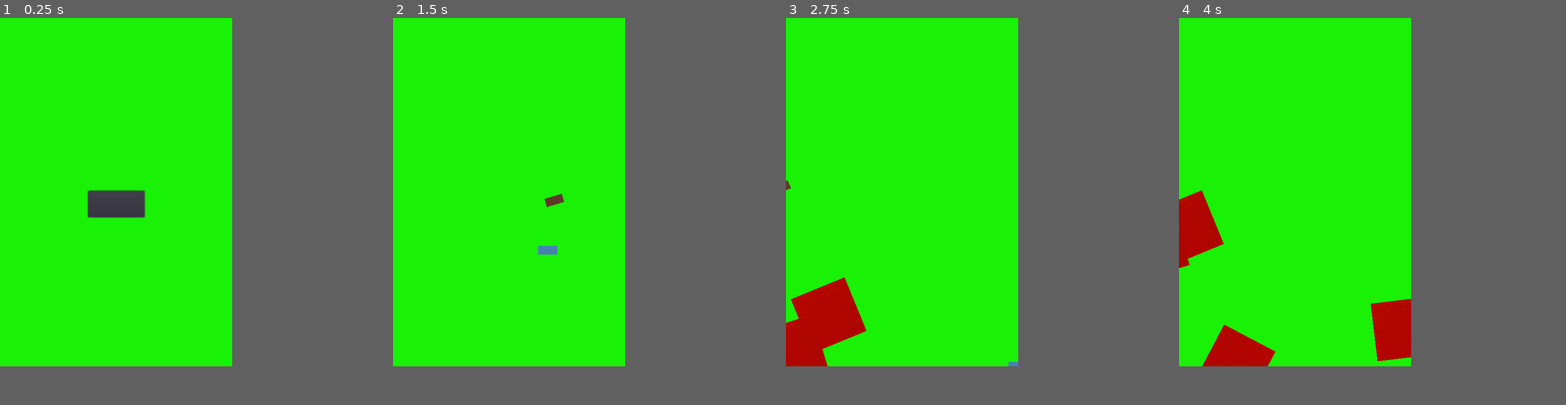
Above: before the commit, frames 1-4 (left to right).
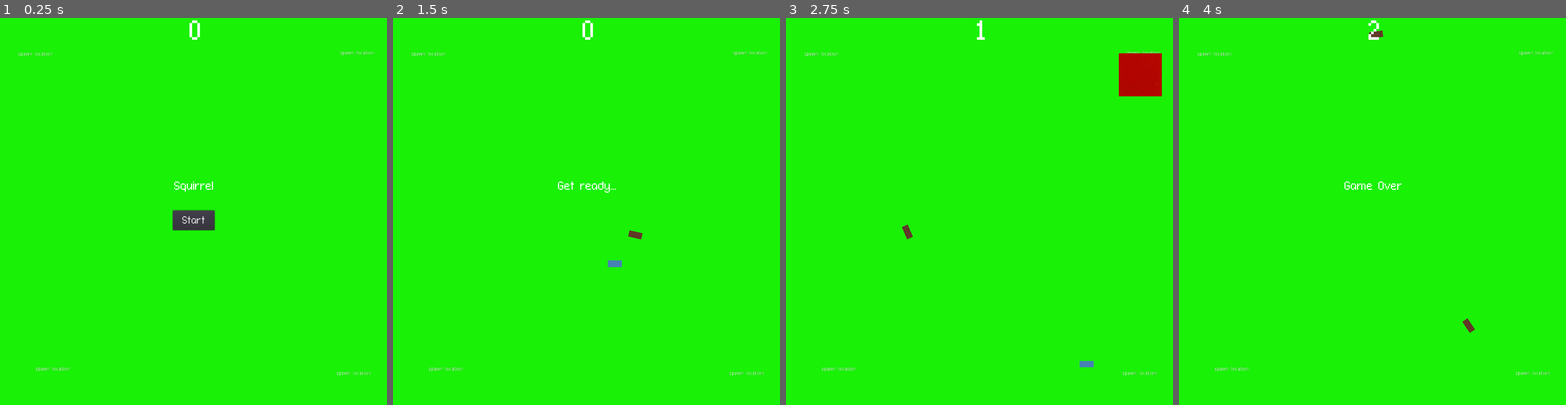
Above: after the commit, the same moments.

Repository: nygren23/2DGame_Squirrel
Game: Godot game, scene res://Main.tscn
Two runs of this game, one before a commit and one after it. Both use one fixed random seed, a clock stepped at 60 frames per second and the inputs below.
Inputs (mouse positions are in pixels of both pictures, inside the frame that each line leads up to):
- Up to frame 1 (0.25 s): no input
- Up to frame 2 (1.5 s): click "Start" at 0.5 s; tap Enter at 1.25 s; move the mouse to (559, 172) at 1.27 s; hold D (move_right) from 1.28 s (still down); click (559, 172) at 1.35 s
- Up to frame 3 (2.75 s): move the mouse to (855, 211) at 2.02 s; release D (move_right) at 2.03 s; hold S (move_down) from 2.03 s (still down); click (855, 211) at 2.1 s
- Up to frame 4 (4 s): move the mouse to (1318, 114) at 2.77 s; release S (move_down) at 2.78 s; hold D (move_right) 2.78-3.53 s; click (1318, 114) at 2.85 s; move the mouse to (1283, 261) at 3.52 s; hold W (move_up) from 3.53 s (still down); click (1283, 261) at 3.6 s
In our replay, the window is 480x720 before the commit and 800x800 after it. These sizes can differ from the game's own. Grey fills any space a smaller window leaves; there, only what the larger window draws over its background counts as a difference.

The runs differ from the first frame. In frame 1, 2.1% of the frame differs, in the area x 4-97%, y 0-93%; in frame 2, 0.7%; in frame 3, 4.6%, in the area x 0-98%, y 0-93%; in frame 4, 4.6%.

Commit message:
Rounds end after 20 seconds. I also make the enemies follow the player.

Diff:
--- a/Bullet.gd
+++ b/Bullet.gd
@@ -34,5 +34,5 @@
 
 
 func _on_Bullet_area_entered(area):
-	print("Target Shot _on_Bullet_area_entered")
+	print("enemy hit")
 	queue_free()
--- /dev/null
+++ b/Godot-Fontpack-d244bf6170b399a6d4d26a0d906058ddf2dafdf1/fonts/architect-s-daughter/ArchitectsDaughter32.tres
@@ -0,0 +1,8 @@
+[gd_resource type="DynamicFont" load_steps=2 format=2]
+
+[ext_resource path="res://fonts/architect-s-daughter/ArchitectsDaughter.ttf" type="DynamicFontData" id=1]
+
+[resource]
+
+size = 32
+font_data = ExtResource( 1 )
--- /dev/null
+++ b/Godot-Fontpack-d244bf6170b399a6d4d26a0d906058ddf2dafdf1/fonts/cmu-typewriter/Typewriter.tres
@@ -0,0 +1,8 @@
+[gd_resource type="DynamicFont" load_steps=2 format=2]
+
+[ext_resource path="res://fonts/cmu-typewriter/Typewriter/cmuntt.ttf" type="DynamicFontData" id=1]
+
+[resource]
+
+size = 32
+font_data = ExtResource( 1 )
--- /dev/null
+++ b/Godot-Fontpack-d244bf6170b399a6d4d26a0d906058ddf2dafdf1/fonts/connection_ii/ConnectionII.tres
@@ -0,0 +1,8 @@
+[gd_resource type="DynamicFont" load_steps=2 format=2]
+
+[ext_resource path="res://fonts/connection_ii/ConnectionII.otf" type="DynamicFontData" id=1]
+
+[resource]
+
+size = 30
+font_data = ExtResource( 1 )
--- /dev/null
+++ b/Godot-Fontpack-d244bf6170b399a6d4d26a0d906058ddf2dafdf1/fonts/droid-sans/DroidSans.tres
@@ -0,0 +1,8 @@
+[gd_resource type="DynamicFont" load_steps=2 format=2]
+
+[ext_resource path="res://fonts/droid-sans/DroidSans.ttf" type="DynamicFontData" id=1]
+
+[resource]
+
+size = 32
+font_data = ExtResource( 1 )
--- /dev/null
+++ b/Godot-Fontpack-d244bf6170b399a6d4d26a0d906058ddf2dafdf1/fonts/kirifont/Kirifont.tres
@@ -0,0 +1,10 @@
+[gd_resource type="DynamicFont" load_steps=2 format=2]
+
+[ext_resource path="res://fonts/kirifont/KiriFont.otf" type="DynamicFontData" id=1]
+
+[resource]
+
+size = 32
+extra_spacing_top = -5
+extra_spacing_bottom = -20
+font_data = ExtResource( 1 )
--- /dev/null
+++ b/Godot-Fontpack-d244bf6170b399a6d4d26a0d906058ddf2dafdf1/fonts/linux-libertine/LinuxLibertine.tres
@@ -0,0 +1,5 @@
+[gd_resource type="DynamicFontData" format=2]
+
+[resource]
+
+font_path = "res://fonts/linux-libertine/LinLibertine_5.3.0_2012_07_02/LinLibertineOTF_5.3.0_2012_07_02/LinLibertine_R.otf"
--- /dev/null
+++ b/Godot-Fontpack-d244bf6170b399a6d4d26a0d906058ddf2dafdf1/fonts/montreal/Montreal.tres
@@ -0,0 +1,8 @@
+[gd_resource type="DynamicFont" load_steps=2 format=2]
+
+[ext_resource path="res://fonts/montreal/Montreal-Regular.ttf" type="DynamicFontData" id=1]
+
+[resource]
+
+size = 32
+font_data = ExtResource( 1 )
--- /dev/null
+++ b/Godot-Fontpack-d244bf6170b399a6d4d26a0d906058ddf2dafdf1/fonts/poco/Poco.tres
@@ -0,0 +1,11 @@
+[gd_resource type="DynamicFont" load_steps=2 format=2]
+
+[ext_resource path="res://fonts/poco/Poco.ttf" type="DynamicFontData" id=1]
+
+[resource]
+
+size = 40
+use_mipmaps = true
+extra_spacing_top = -18
+extra_spacing_bottom = 2
+font_data = ExtResource( 1 )
--- /dev/null
+++ b/Godot-Fontpack-d244bf6170b399a6d4d26a0d906058ddf2dafdf1/fonts/source-code-pro/SourceCodePro.tres
@@ -0,0 +1,8 @@
+[gd_resource type="DynamicFont" load_steps=2 format=2]
+
+[ext_resource path="res://fonts/source-code-pro/source-code-pro-2.010R-ro-1.030R-it/TTF/SourceCodePro-Regular.ttf" type="DynamicFontData" id=1]
+
+[resource]
+
+size = 32
+font_data = ExtResource( 1 )
--- /dev/null
+++ b/Godot-Fontpack-d244bf6170b399a6d4d26a0d906058ddf2dafdf1/fonts/xolonium/Xolonium.tres
@@ -0,0 +1,8 @@
+[gd_resource type="DynamicFont" load_steps=2 format=2]
+
+[ext_resource path="res://fonts/xolonium/xolonium-fonts-4.1/ttf/Xolonium-Regular.ttf" type="DynamicFontData" id=1]
+
+[resource]
+
+size = 32
+font_data = ExtResource( 1 )
--- a/HUD.gd
+++ b/HUD.gd
@@ -2,6 +2,7 @@
 
 signal start_game
 
+onready var player = get_node("/root/Main")
 
 func update_score(score):
 	$ScoreLabel.text = str(score)
@@ -14,10 +15,18 @@
 func show_game_over():
 	show_message("Game Over")
 	yield($MessageTimer, "timeout")
-	$MessageLabel.text = "Dodge the Creeps"
+	$MessageLabel.text = "Squirrel"
 	$MessageLabel.show()
 	yield(get_tree().create_timer(1.0), "timeout")
 	$Button.show()
+
+func show_round_over():
+	show_message("Round Over")
+	$MessageLabel.text = "You have survived the round. "
+	$MessageLabel.show()
+	yield(get_tree().create_timer(1.0), "timeout")
+	$Button.show()
+
 
 func _on_Button_pressed():
 	$Button.hide()
--- a/HUD.tscn
+++ b/HUD.tscn
@@ -1,27 +1,29 @@
-[gd_scene load_steps=5 format=2]
+[gd_scene load_steps=6 format=2]
 
-[ext_resource path="res://fonts/xolonium-regular.ttf" type="DynamicFontData" id=1]
+[ext_resource path="res://Godot-Fontpack-d244bf6170b399a6d4d26a0d906058ddf2dafdf1/fonts/connection_ii/ConnectionII.otf" type="DynamicFontData" id=1]
 [ext_resource path="res://HUD.gd" type="Script" id=2]
 
+[sub_resource type="DynamicFont" id=3]
+size = 74
+font_data = ExtResource( 1 )
+
 [sub_resource type="DynamicFont" id=1]
-size = 50
+size = 31
 font_data = ExtResource( 1 )
 
 [sub_resource type="DynamicFont" id=2]
-size = 40
+size = 26
 font_data = ExtResource( 1 )
 
 [node name="HUD" type="CanvasLayer"]
 script = ExtResource( 2 )
 
 [node name="ScoreLabel" type="Label" parent="."]
-anchor_left = 0.191
-anchor_right = 0.5
-anchor_bottom = 0.073
-margin_left = -89.68
-margin_right = 239.0
-margin_bottom = 8.43999
-custom_fonts/font = SubResource( 1 )
+anchor_right = 1.0
+anchor_bottom = 0.081
+margin_right = 7.0
+margin_bottom = -0.480003
+custom_fonts/font = SubResource( 3 )
 text = "0"
 align = 1
 
@@ -35,10 +37,11 @@
 margin_right = 241.0
 margin_bottom = -38.0
 rect_pivot_offset = Vector2( 771, -23 )
-custom_fonts/font = SubResource( 2 )
-text = "Dodge the creeps"
+custom_fonts/font = SubResource( 1 )
+text = "Squirrel"
 align = 1
 autowrap = true
+percent_visible = -0.0714286
 
 [node name="Button" type="Button" parent="."]
 anchor_left = 0.5
--- a/Main.gd
+++ b/Main.gd
@@ -3,11 +3,15 @@
 export (PackedScene) var mob_scene
 export (PackedScene) var bullet
 
-
+var safe = true;
+var spawn_array
 var score = 0
 
 func _ready():
 	randomize()
+	spawn_array = [$enemySpawnPoint0,$enemySpawnPoint1,$enemySpawnPoint2,$enemySpawnPoint3]
+
+
 
 func new_game():
 	score = 0
@@ -21,13 +25,16 @@
 	$Music.play()
 
 	$HUD.show_message("Get ready...")
-
+	safe  = false
 	yield($StartTimer, "timeout")
 	$ScoreTimer.start()
 	$MobTimer.start()
+	$endOfMatchTimer.start()
 
 
 func game_over():
+	safe = true
+	$endOfMatchTimer.stop()
 	$ScoreTimer.stop()
 	$MobTimer.stop()
 	$HUD.show_game_over()
@@ -37,26 +44,44 @@
 	$Player.setGameStart()
 
 func _on_MobTimer_timeout():
-	var mob_spawn_location = $MobPath/MobSpawnLocation
-	mob_spawn_location.unit_offset = randf()
+#	var mob_spawn_location = $MobPath/MobSpawnLocation
+#	mob_spawn_location.unit_offset = randf()
+#
+#	var mob = mob_scene.instance()
+#	add_child(mob)
+#
+#	mob.position = mob_spawn_location.position
+#
+#	var direction = mob_spawn_location.rotation + PI / 2
+#	direction += rand_range(-PI / 4, PI / 4)
+#	mob.rotation = direction
+#
+#	var velocity = Vector2(rand_range(mob.min_speed, mob.max_speed), 0)
+#	mob.linear_velocity = velocity.rotated(direction)
+
+	var rng = RandomNumberGenerator.new()
+	rng.randomize()
+	var my_random_number = rng.randf_range(0,3)
 
 	var mob = mob_scene.instance()
-	add_child(mob)
-
-	mob.position = mob_spawn_location.position
-
-	var direction = mob_spawn_location.rotation + PI / 2
-	direction += rand_range(-PI / 4, PI / 4)
-	mob.rotation = direction
-
-	var velocity = Vector2(rand_range(mob.min_speed, mob.max_speed), 0)
-	mob.linear_velocity = velocity.rotated(direction)
-
+	get_parent().add_child(mob)
+	mob.position = spawn_array[my_random_number].global_position
 
 
 func _on_ScoreTimer_timeout():
 	score += 1
 	$HUD.update_score(score)
 
-#func _spawn_bullet():
-	#add_child(mob)
+
+func _on_endOfMatchTimer_timeout():
+	safe = true
+	$endOfMatchTimer.stop()
+	$ScoreTimer.stop()
+	$MobTimer.stop()
+	$HUD.show_round_over()
+	$Music.stop()
+	$Player.setGameStart()
+
+
+func getSafe():
+	return safe
--- a/Main.tscn
+++ b/Main.tscn
@@ -21,7 +21,11 @@
 anchor_bottom = 1.0
 color = Color( 0.0980392, 0.945098, 0.027451, 1 )
 
+[node name="endOfMatchTimer" type="Timer" parent="."]
+wait_time = 20.0
+
 [node name="MobPath" type="Path2D" parent="."]
+scale = Vector2( 2.25208, 1.50417 )
 curve = SubResource( 1 )
 
 [node name="MobSpawnLocation" type="PathFollow2D" parent="MobPath"]
@@ -44,12 +48,53 @@
 one_shot = true
 
 [node name="StartPosition" type="Position2D" parent="."]
-position = Vector2( 240, 480 )
+position = Vector2( 539, 686 )
 
 [node name="Music" type="AudioStreamPlayer" parent="."]
 
 [node name="DeathSound" type="AudioStreamPlayer" parent="."]
 
+[node name="enemySpawnPoint0" type="Position2D" parent="."]
+position = Vector2( 1001, 96 )
+
+[node name="enemySpawnPoint1" type="Position2D" parent="."]
+position = Vector2( 157, 984 )
+
+[node name="enemySpawnPoint2" type="Position2D" parent="."]
+position = Vector2( 990, 990 )
+
+[node name="enemySpawnPoint3" type="Position2D" parent="."]
+position = Vector2( 91, 101 )
+
+[node name="spawn_marker0" type="Label" parent="."]
+margin_left = 50.0
+margin_top = 94.0
+margin_right = 141.0
+margin_bottom = 108.0
+text = "spawn_location"
+
+[node name="spawn_marker3" type="Label" parent="."]
+margin_left = 938.0
+margin_top = 985.0
+margin_right = 1035.0
+margin_bottom = 999.0
+text = "spawn_location"
+
+[node name="spawn_marker2" type="Label" parent="."]
+margin_left = 99.0
+margin_top = 973.0
+margin_right = 196.0
+margin_bottom = 987.0
+text = "spawn_location"
+
+[node name="spawn_marker1" type="Label" parent="."]
+margin_left = 948.0
+margin_top = 91.0
+margin_right = 1045.0
+margin_bottom = 105.0
+text = "spawn_location"
+
+[connection signal="timeout" from="endOfMatchTimer" to="." method="_on_endOfMatchTimer_timeout"]
 [connection signal="timeout" from="MobTimer" to="." method="_on_MobTimer_timeout"]
 [connection signal="hit" from="Player" to="." method="game_over"]
 [connection signal="start_game" from="HUD" to="." method="new_game"]
--- a/Mob.gd
+++ b/Mob.gd
@@ -1,12 +1,24 @@
 extends RigidBody2D
 
-export var min_speed = 150.0
-export var max_speed = 250.0
+export var min_speed = 400
+export var max_speed = 500
+export var speed = 320
 
+onready var player = get_node("/root/Main/Player")
+onready var main = get_node("/root/Main")
 func _ready():
 	$AnimatedSprite.play()
 	var mob_types = $AnimatedSprite.frames.get_animation_names()
 	$AnimatedSprite.animation = mob_types[randi() % mob_types.size()]
+
+
+func _process(delta):
+	if(main.getSafe()):
+		queue_free()
+	var direction = (player.position - position).normalized()
+	position += direction * speed * delta
+
+
 
 
 
--- a/Player.gd
+++ b/Player.gd
@@ -19,7 +19,6 @@
 
 
 	if Input.is_action_just_pressed("click") and game_start:
-
 		shoot()
 	if Input.is_action_pressed("move_right"):
 		direction.x += 1
--- a/project.godot
+++ b/project.godot
@@ -19,8 +19,9 @@
 
 [display]
 
-window/size/width=480
-window/size/height=720
+window/size/width=1080
+window/size/height=1080
+window/size/resizable=false
 window/stretch/mode="2d"
 window/stretch/aspect="keep"
 
Not shown, added: Godot-Fontpack-d244bf6170b399a6d4d26a0d906058ddf2dafdf1/fonts/architect-s-daughter/Architects Daughter SIL OFL Font License.txt
Binary file added: Godot-Fontpack-d244bf6170b399a6d4d26a0d906058ddf2dafdf1/fonts/architect-s-daughter/ArchitectsDaughter.ttf
Not shown, added: Godot-Fontpack-d244bf6170b399a6d4d26a0d906058ddf2dafdf1/fonts/cmu-typewriter/Typewriter/OFL-FAQ.txt
Not shown, added: Godot-Fontpack-d244bf6170b399a6d4d26a0d906058ddf2dafdf1/fonts/cmu-typewriter/Typewriter/OFL.txt
Not shown, added: Godot-Fontpack-d244bf6170b399a6d4d26a0d906058ddf2dafdf1/fonts/cmu-typewriter/Typewriter/README.txt
Binary file added: Godot-Fontpack-d244bf6170b399a6d4d26a0d906058ddf2dafdf1/fonts/cmu-typewriter/Typewriter/cmunit.ttf
Binary file added: Godot-Fontpack-d244bf6170b399a6d4d26a0d906058ddf2dafdf1/fonts/cmu-typewriter/Typewriter/cmuntb.ttf
Binary file added: Godot-Fontpack-d244bf6170b399a6d4d26a0d906058ddf2dafdf1/fonts/cmu-typewriter/Typewriter/cmuntt.ttf
Binary file added: Godot-Fontpack-d244bf6170b399a6d4d26a0d906058ddf2dafdf1/fonts/cmu-typewriter/Typewriter/cmuntx.ttf
Binary file added: Godot-Fontpack-d244bf6170b399a6d4d26a0d906058ddf2dafdf1/fonts/connection/Connection.otf
Binary file added: Godot-Fontpack-d244bf6170b399a6d4d26a0d906058ddf2dafdf1/fonts/connection/ConnectionBold.otf
Not shown, added: Godot-Fontpack-d244bf6170b399a6d4d26a0d906058ddf2dafdf1/fonts/connection/SIL Open Font License.txt
(and 57 more such lines)
